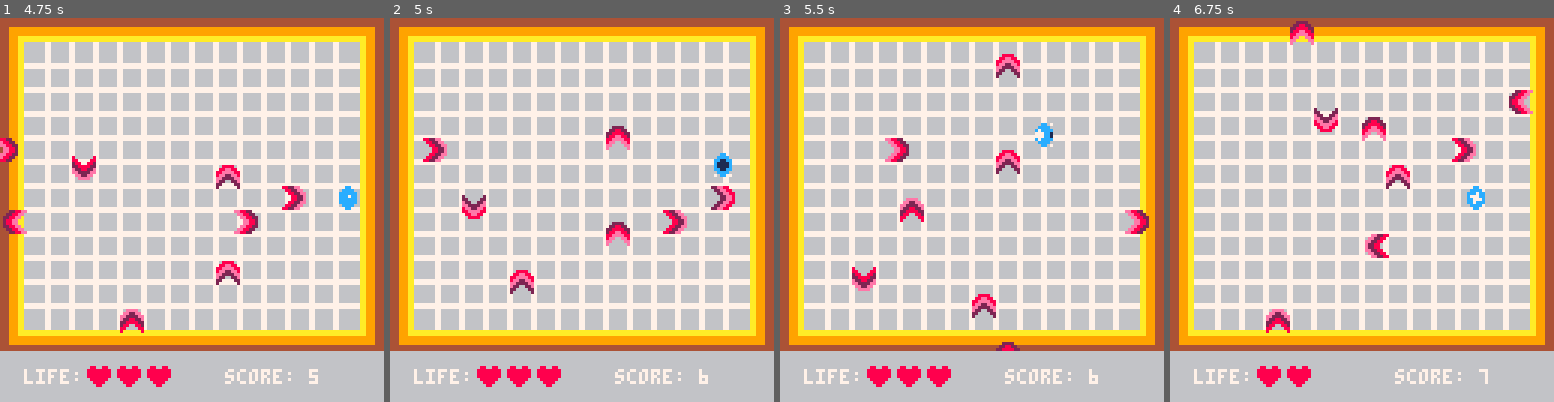
Above: before the commit, frames 1-4 (left to right).
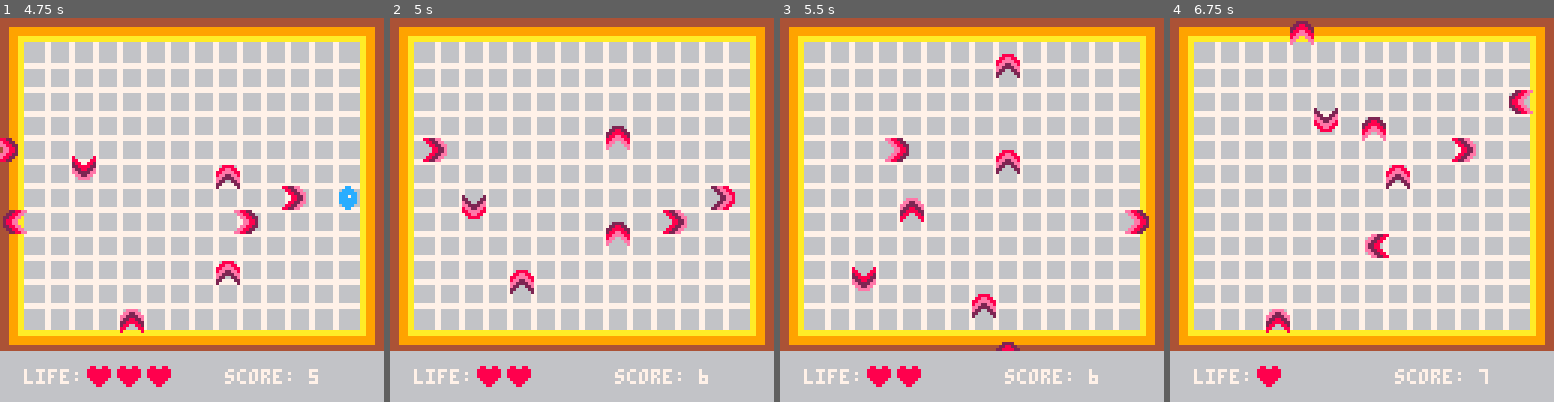
Above: after the commit, the same moments.

Repository: reorx/pico8_carts
Game: PICO-8 cartridge dodge.p8
Two runs of this game, one before a commit and one after it. Both use one fixed random seed, a clock stepped at 60 frames per second and the inputs below.
Inputs:
- Up to frame 1 (4.75 s): hold Right 1.6-2.1 s; hold Up 2.15-2.42 s; hold Right 2.47-3.03 s; hold Left 3.08-3.58 s; hold Down 3.63-3.97 s; hold Right 4.02-4.68 s; hold Up from 4.73 s (still down)
- Up to frame 2 (5 s): keep holding Up
- Up to frame 3 (5.5 s): release Up at 5.03 s; hold Left from 5.08 s (still down)
- Up to frame 4 (6.75 s): release Left at 5.68 s; hold Down 5.73-6.03 s; hold Right 6.08-6.58 s; hold Right from 6.63 s (still down)

Frame 1 is identical in both runs. In frame 2, 0.5% of the frame differs, in the area x 38-90%, y 35-97%; in frame 3, 0.4%; in frame 4, 0.5%.

Commit message:
fix colide with axises

Diff:
--- a/dodge.p8
+++ b/dodge.p8
@@ -148,19 +148,16 @@
 function cube_type:update_by_invincible()
     if self.invincible > 0 then
         self.spr = 1
-        self.frame = 0
+        self.frame = flr(self.tick / 2) % 2
     end
 end
 
 function cube_type:colide_with_bullet(b)
+    -- reduce bullet size from 8x8 to 7x7
     local bltx = b.tx + 0.125
-    local blty = b.ty + 0.125
+    local blty = b.ty + b.height - 0.125
     local brtx = b.tx + b.width - 0.125
-    local brty = b.ty + b.height - 0.125
-    -- local bltx = b.tx
-    -- local blty = b.ty + b.height
-    -- local brtx = b.tx + b.width
-    -- local brty = b.ty
+    local brty = b.ty + 0.125
 
     local cltx = cube.tx
     local clty = cube.ty + cube.height
